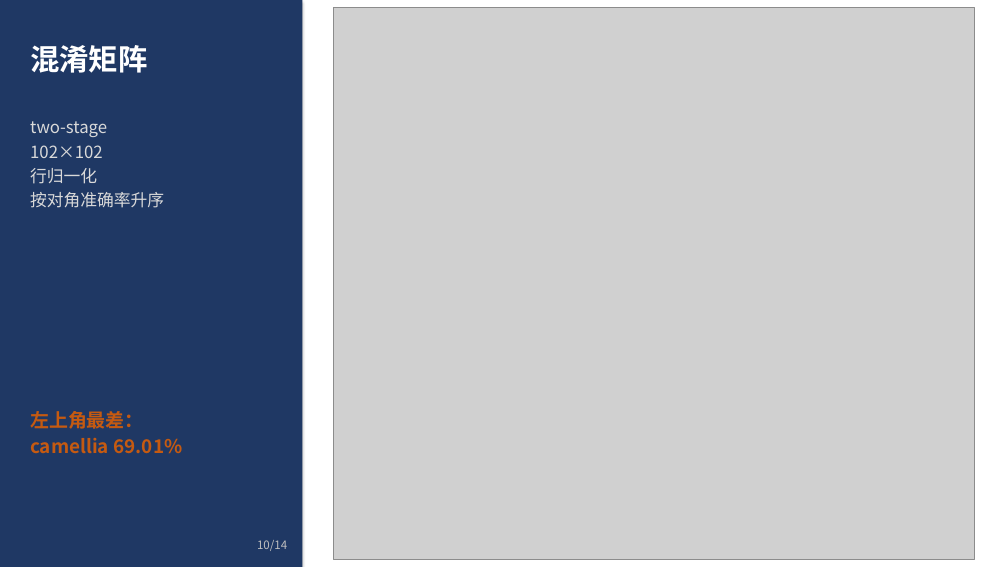
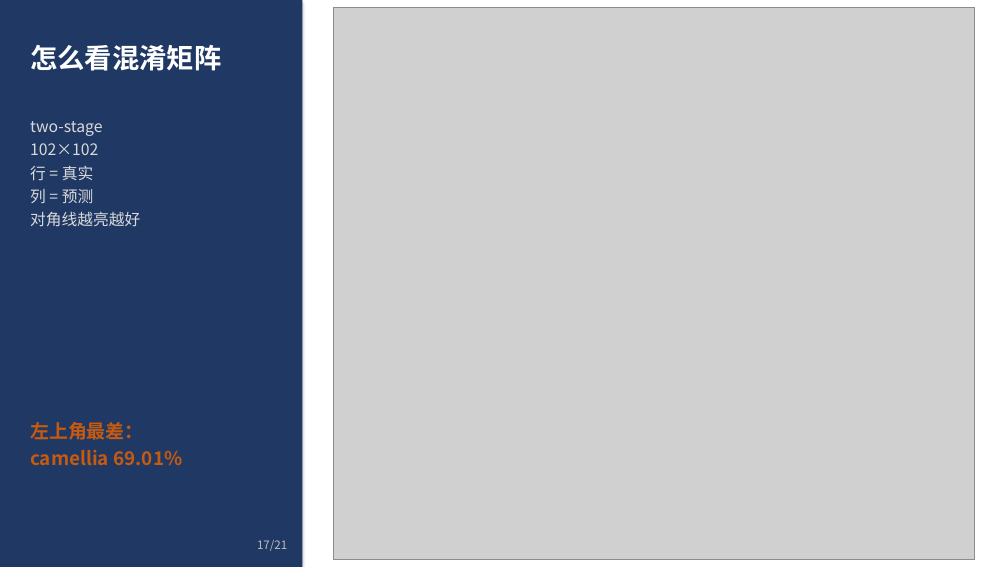
Before and after one commit to FeiSaMa/flower, a slide deck: slide 17 of report/slides.pptx (slide 10 before the commit). Drawn at 1008x567 pixels with LibreOffice and Linux fonts; fonts in the diff are those of the drawing; grey boxes stand for pictures. Boxes give left, top, right and bottom in pixels: in the first picture for what was removed or moved away, otherwise in the second. Text is boxed around its words. In the diff, an @@ line names an element or a change of style, - is before the commit and + after.

```diff
--- a/report/slides.pptx
+++ b/report/slides.pptx
@@ text at [30, 45, 221, 71]: text changed; size 28 to 26 pt @@
-混淆矩阵
+怎么看混淆矩阵
@@ text at [30, 121, 102, 155]: size 16 to 15 pt in "two-stage", "102×102" @@
@@ text at [30, 166, 140, 227]: text changed; size 16 to 15 pt @@
-行归一化
-按对角准确率升序
+行 = 真实
+列 = 预测
+对角线越亮越好
@@ text "左上角最差：": place and size @@
-text "左上角最差：" at [30, 411, 182, 454]
+text "左上角最差：" at [30, 422, 182, 466]
@@ text at [257, 540, 287, 551]: text changed @@
-10/14
+17/21
```
Also in this commit, not shown: 12 other slides changed, 7 slides added, 12 other files.
